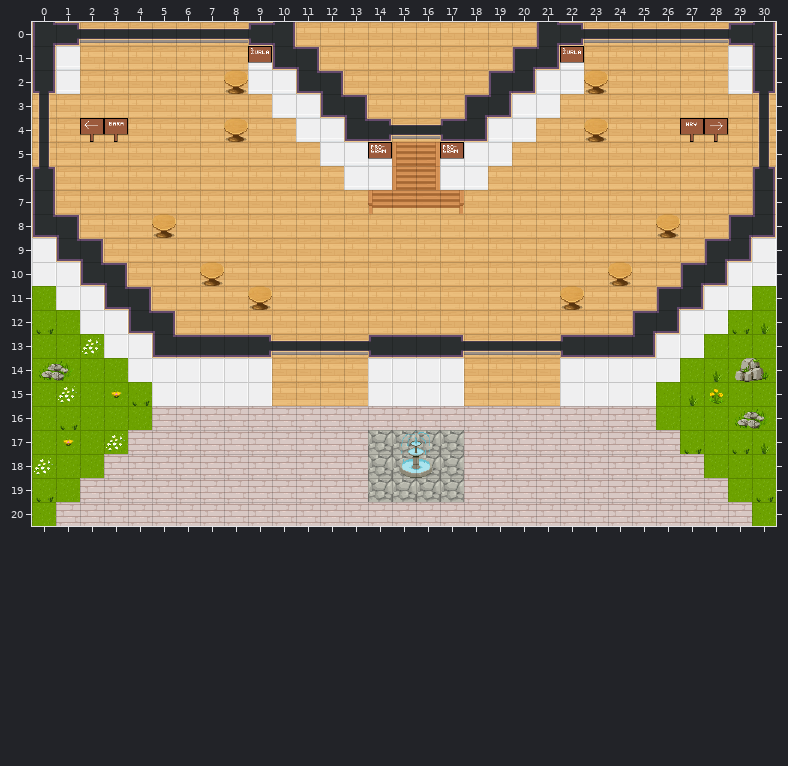
Tiled map (JSON): map.tmj. Above: the version before the commit.
Cells are 32x32 px. Shown: x 0..30, y 0..20.
Once edited:
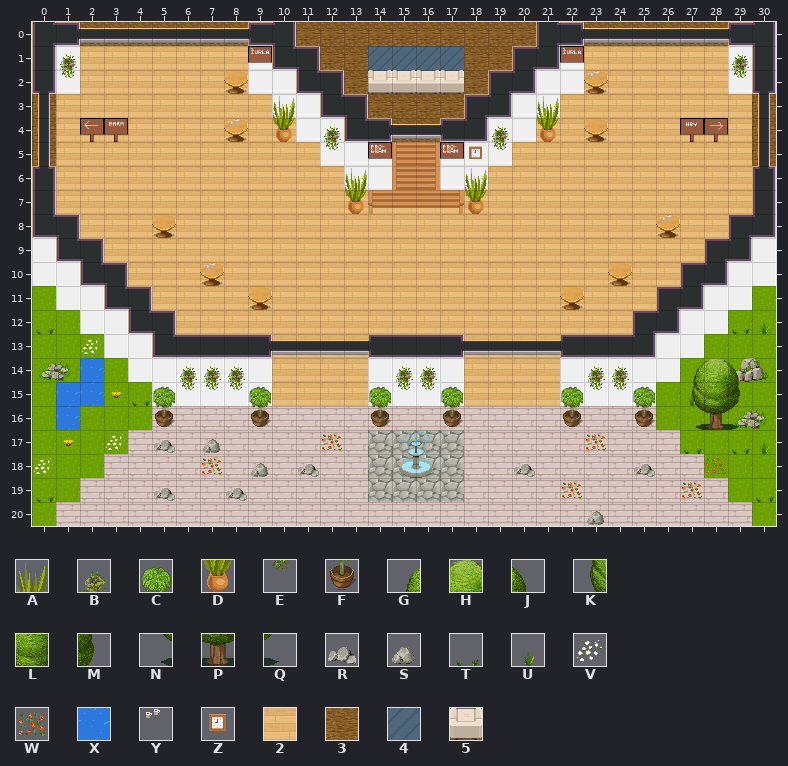
Key: from "WA_Decoration": A 75, B 77, C 78, D 87, E 89, F 90; from "WA_Exterior": G 75, H 76, J 77, K 100, L 101, M 102, N 125, P 126, Q 127, R 479, S 480, T 507, U 508, V 578, W 584, X 675; from "WA_Miscellaneous": Y 58, Z 78; from "WA_Room_Builder": 2 170, 3 352, 4 360; from "WA_Seats": 5 47.
_ is an empty cell.
The exact change:
Layer "floor/floor1":
y 0: x 2..8 2222222 -> 3333333; x 11..20 2222222222 -> 3333333333; x 23..28 222222 -> 333333
y 1: x 12..19 22222222 -> 33444433
y 2: x 13..18 222222 -> 344443
y 3: x 0 2 -> 3; x 14..17 2222 -> 3333; x 30 2 -> 3
y 4: x 0 2 -> 3; x 15..16 22 -> 33; x 30 2 -> 3
y 5: x 0 2 -> 3; x 30 2 -> 3
Layer "floor/floor2":
y 14: x 2 _ -> X; x 28 U -> W
y 15: x 1..2 V_ -> XX
y 16: x 1 T -> X
y 17: x 5 _ -> R; x 7 _ -> S; x 12 _ -> W; x 23 _ -> W
y 18: x 7 _ -> W; x 9 _ -> S; x 11 _ -> R; x 20 _ -> R; x 25 _ -> R; x 28 _ -> W
y 19: x 5 _ -> R; x 8 _ -> R; x 22 _ -> W; x 27 _ -> W
y 20: x 23 _ -> S
Layer "furniture/furniture2":
y 1: x 1 _ -> B; x 29 _ -> B
y 2: x 1 _ -> E; x 14..17 ____ -> 5555; x 29 _ -> E
y 3: x 10 _ -> A; x 21 _ -> A
y 4: x 10 _ -> D; x 12 _ -> B; x 19 _ -> B; x 21 _ -> D
y 5: x 12 _ -> E; x 19 _ -> E
y 6: x 13 _ -> A; x 18 _ -> A
y 7: x 13 _ -> D; x 18 _ -> D
y 14: x 6..8 ___ -> BBB; x 15..16 __ -> BB; x 23..24 __ -> BB; x 27..29 ___ -> GHJ
y 15: x 5..9 _____ -> CEEEC; x 14..17 ____ -> CEEC; x 22..25 ____ -> CEEC; x 27..29 ___ -> KLM
y 16: x 5 _ -> F; x 9 _ -> F; x 14 _ -> F; x 17 _ -> F; x 22 _ -> F; x 25 _ -> F; x 27..29 ___ -> NPQ
Layer "furniture/furniture3":
y 2: x 23 _ -> Y
y 4: x 8 _ -> Y
y 5: x 18 _ -> Z
y 8: x 26 _ -> Y
y 10: x 7 _ -> Y
